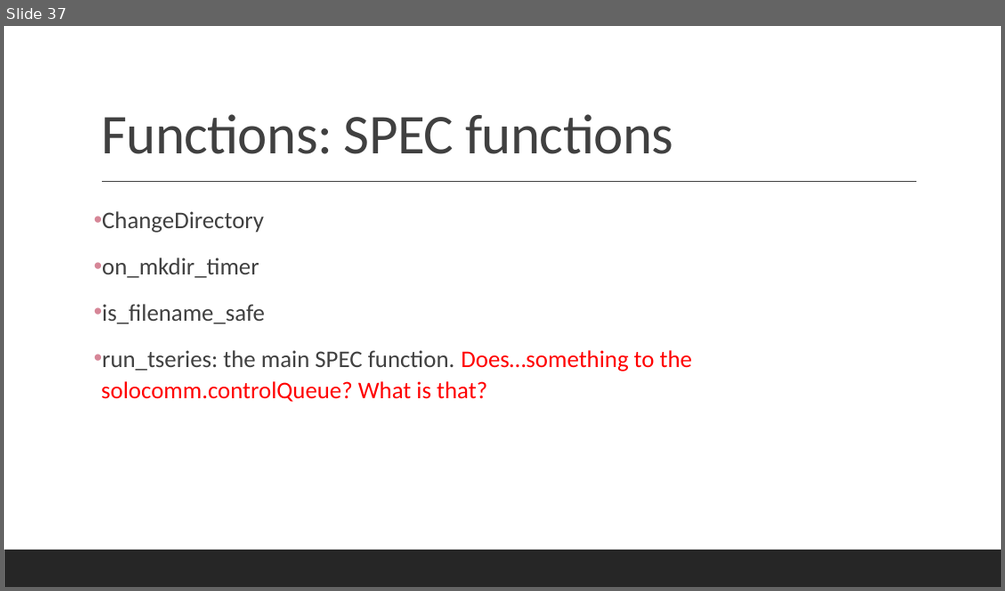
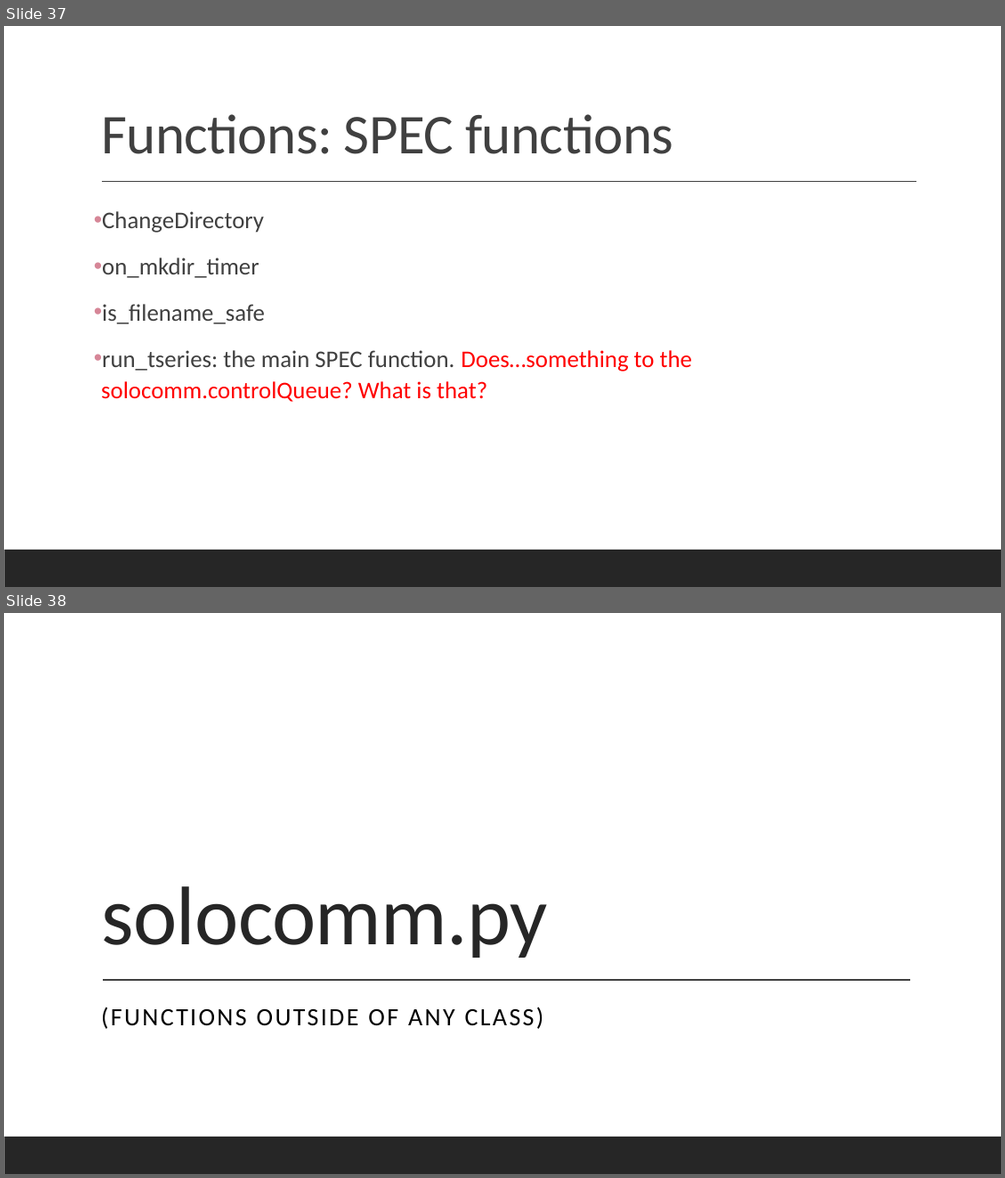
Before and after one commit to mathmauney/SAXSControl, a slide deck: Documentation.pptx. Shown one above the other, each under a label of ours: slide 37 before the commit, slides 37 and 38 after it. The pictures are 1005x591 and 1005x1178 pixels, drawn with LibreOffice and Linux fonts; fonts in the diff are those of the drawing. Boxes give left, top, right and bottom in pixels: in the first picture for what was removed or moved away, otherwise in the second. Text is boxed around its words. In the diff, an @@ line names an element or a change of style, - is before the commit and + after.

```diff
--- a/Documentation.pptx
+++ b/Documentation.pptx
@@ slide 38 added at (4,613,1001,1174), background #FFFFFF; not listed: 1 template element that a slide beside it also shows @@
@@ title added at (101,886,548,957), 80 pt, text #262626 @@
+solocomm.py
@@ line added from (103, 981) to (910, 981), #404040 1 pt @@
@@ text added at (101,1006,544,1029), 24 pt, text #000000 @@
+(FUNCTIONS OUTSIDE OF ANY CLASS)
```
Also in this commit, not shown: 1 slide changed, 15 other slides added, 1 slide removed, 2 other files.
